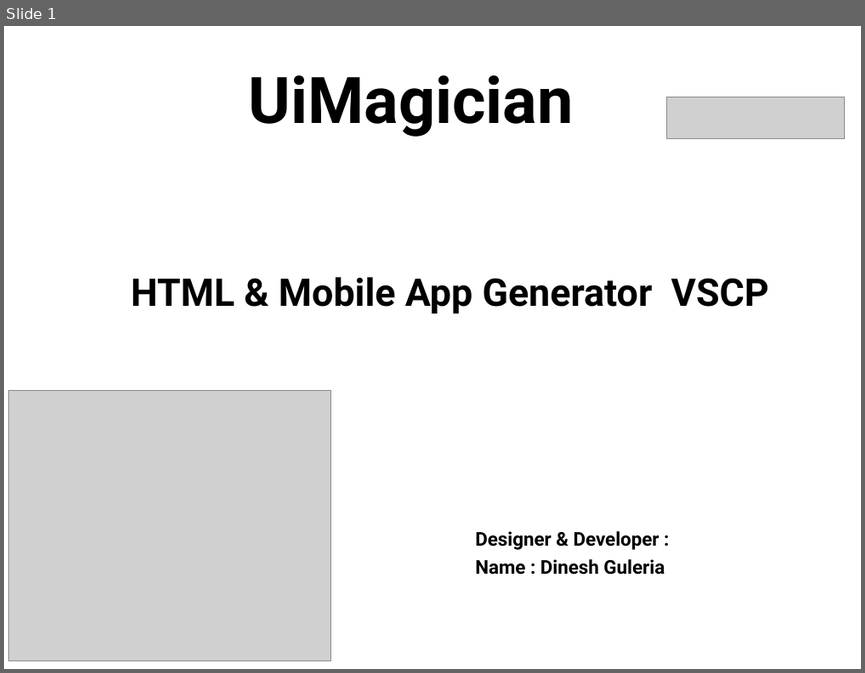
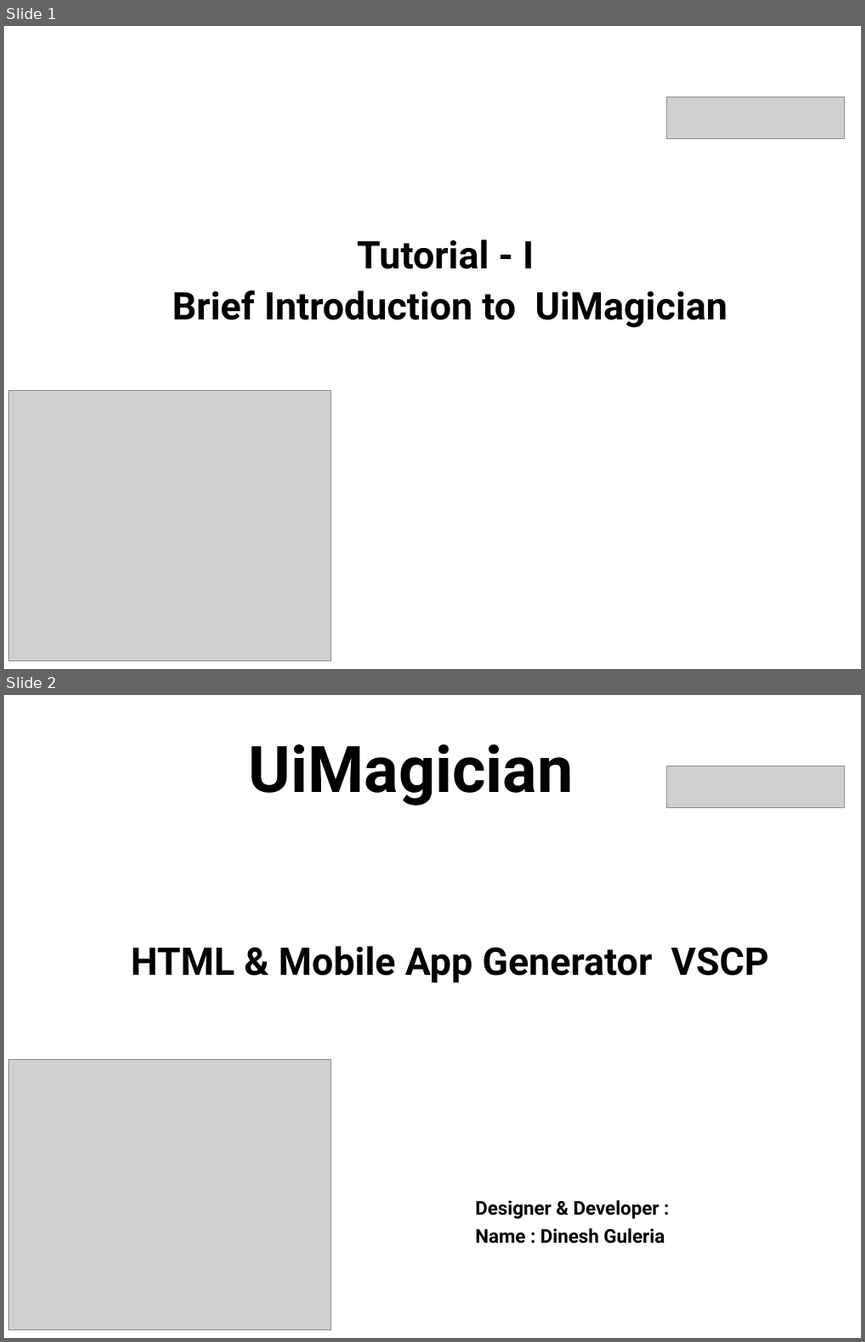
Before and after one commit to dinguluer/UiMagician, a slide deck: tutorials/I_UiMagician_Introduction.ppt. Shown one above the other, each under a label of ours: slide 1 before the commit, slides 1 and 2 after it. The pictures are 865x673 and 865x1342 pixels, drawn with LibreOffice and Linux fonts; fonts in the diff are those of the drawing; grey boxes stand for pictures; background and template pictures are left out. Boxes give left, top, right and bottom in pixels: in the first picture for what was removed or moved away, otherwise in the second. Text is boxed around its words. In the diff, an @@ line names an element or a change of style, - is before the commit and + after.

Commit message:
update tutorial

```diff
--- a/tutorials/I_UiMagician_Introduction.ppt
+++ b/tutorials/I_UiMagician_Introduction.ppt
@@ slide 1 added at (4,26,861,669), background #FFFFFF @@
@@ picture added at (667,97,845,139) @@
@@ text added at (172,239,727,328), 32 pt, text #000000, bold @@
+Tutorial - I
+Brief Introduction to UiMagician
@@ picture added at (8,390,330,660) @@
@@ what was slide 1 is now slide 2 @@
```
